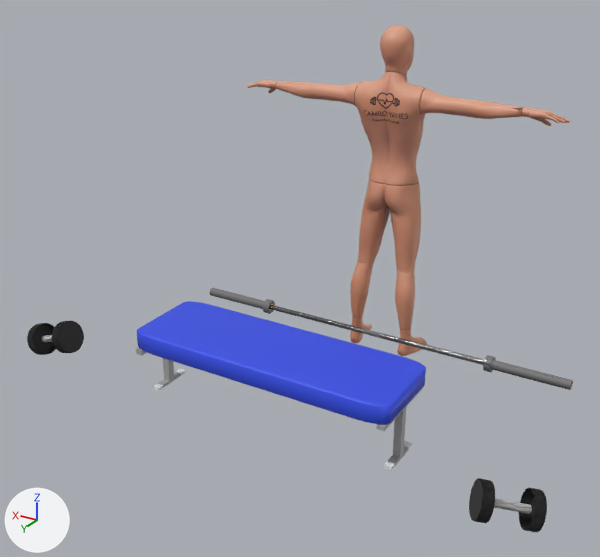
What one commit did to the glTF model models/bulgarian_mancuerna.glb.
Camera for both pictures: a 50 mm lens placed at (-1.78, 3.92, 2.24), pointed at (0.04, 0.89, 0.72). Lighting does not change. The marker at lower left points along +X, +Y and +Z. Where no turn or scale is listed for an object, it has been applied to the vertices.

Names of what the first picture shows: 'Barra olimpica', 'Mancuerna', 'Mancuerna.001', 'Mesh.001', 'Roundcube.002'.
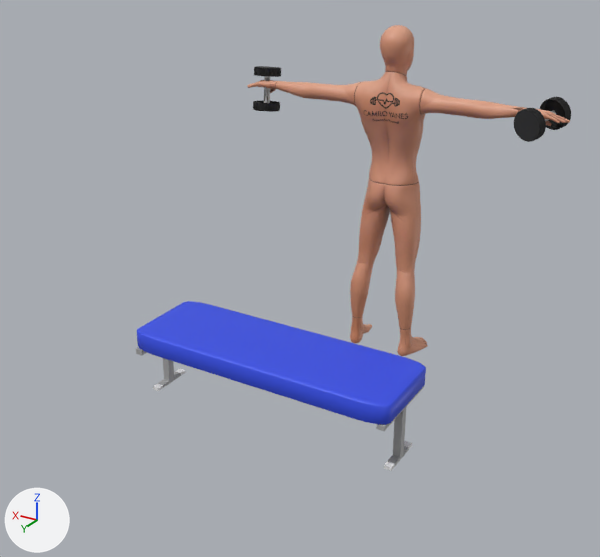
Where the newer file only moved an object's origin or applied its transform, the numbers keep the older frame.

Changed parts and their boxes [x1, y1, x2, y2] in the pictures (600 x 557 px):
'Mancuerna.001', moved, turned
    before: [469, 478, 547, 532]
    after: [514, 97, 571, 142]
'Barra olimpica', deleted
    before: [209, 288, 573, 390]
    faces in mat_metal_zinc_001 (grey #aeaeae): [209, 288, 573, 390]
    faces in mat_metal_knurled_001 (grey #717171): [270, 305, 484, 365]
'Mancuerna', moved, turned
    before: [27, 321, 84, 355]
    after: [253, 66, 281, 112]

Patch to the scene script:
```diff
--- a/models/bulgarian_mancuerna.glb.py
+++ b/models/bulgarian_mancuerna.glb.py
@@ ob_barra_olimpica @@
-ob_barra_olimpica = bpy.data.objects.new('Barra olimpica', me_object_1)
-ob_barra_olimpica.location = (-0.057, 0.185, 0.142)
@@ ob_mancuerna @@
 ob_mancuerna = bpy.data.objects.new('Mancuerna', me_mesh_006)
-ob_mancuerna.location = (1.003, 1.517, 0.435)
-ob_mancuerna.rotation_euler = (0.355, 0.4, 1.681)  # degrees (20, 23, 96)
+ob_mancuerna.location = (0.77, 0.024, 1.383)
+ob_mancuerna.rotation_euler = (1.599, -0.109, 1.457)  # degrees (92, -6.2, 83)
 ob_mancuerna.scale = (0.0254, 0.0254, 0.0254)
@@ ob_mancuerna_001 @@
 ob_mancuerna_001 = bpy.data.objects.new('Mancuerna.001', me_mesh_007)
-ob_mancuerna_001.location = (-1.174, 1.481, 0.33)
-ob_mancuerna_001.rotation_euler = (0.234, -0.499, -1.16)  # degrees (13, -29, -66)
+ob_mancuerna_001.location = (-0.763, 0.037, 1.391)
+ob_mancuerna_001.rotation_euler = (-0.433, 1.205, -0.774)  # degrees (-25, 69, -44)
 ob_mancuerna_001.scale = (0.0254, 0.0254, 0.0254)
```
